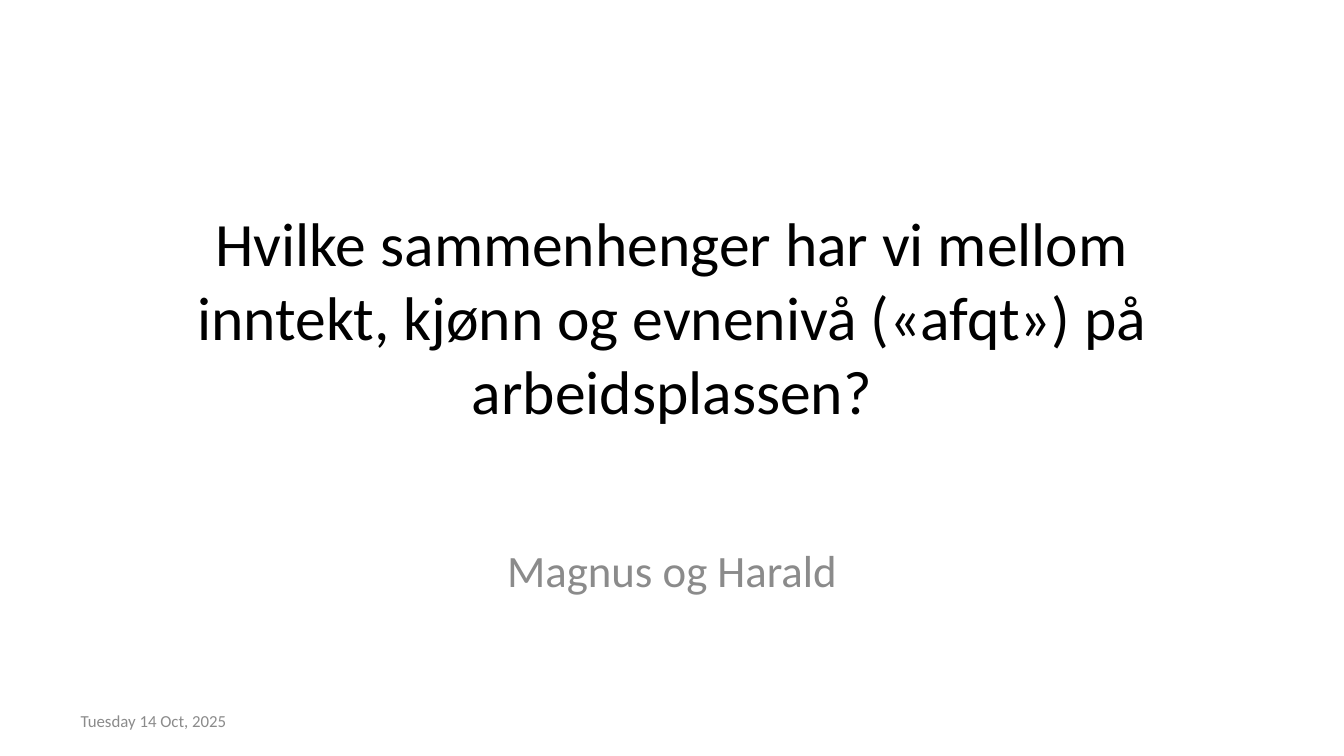
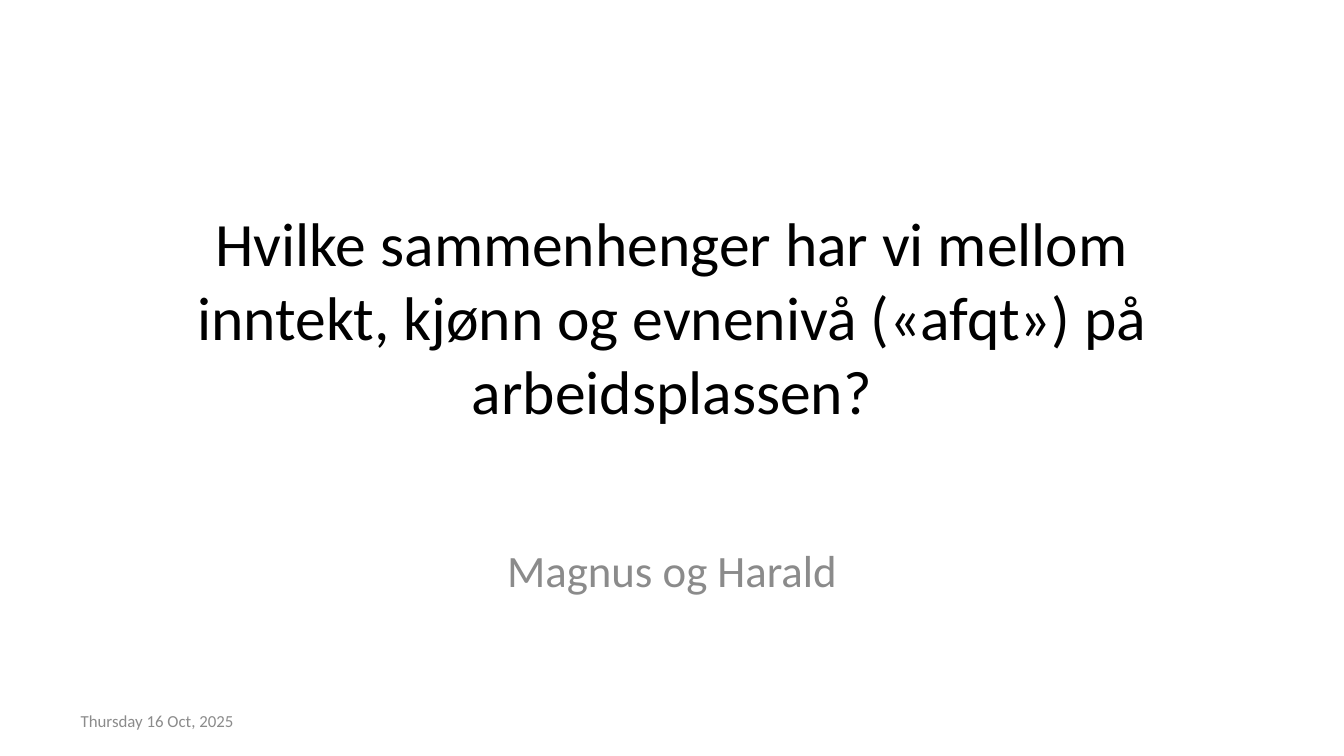
Before and after one commit to H-Vika/MSB105-Assign-2, a slide deck: slide 1 of MSB105 assign 2 presentasjon.pptx. Drawn at 1344x756 pixels with LibreOffice and Linux fonts; fonts in the diff are those of the drawing. Boxes give left, top, right and bottom in pixels: in the first picture for what was removed or moved away, otherwise in the second. Text is boxed around its words. In the diff, an @@ line names an element or a change of style, - is before the commit and + after.

```diff
--- a/MSB105 assign 2 presentasjon.pptx
+++ b/MSB105 assign 2 presentasjon.pptx
@@ text at <box>81,715,233,730</box>: text changed @@
-Tuesday 14 Oct, 2025
+Thursday 16 Oct, 2025
```
Also in this commit, not shown: 2 other slides changed, 19 slides added, 2 slides removed, 3 other files.
